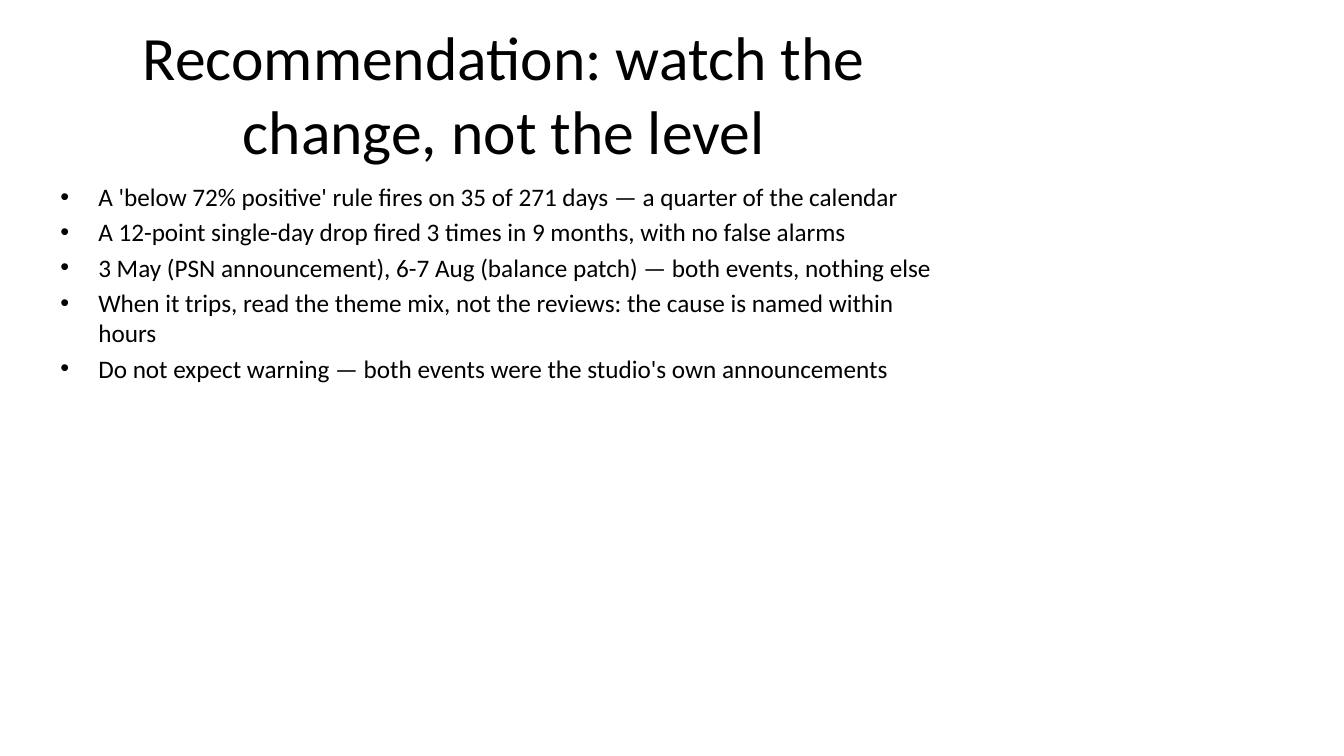
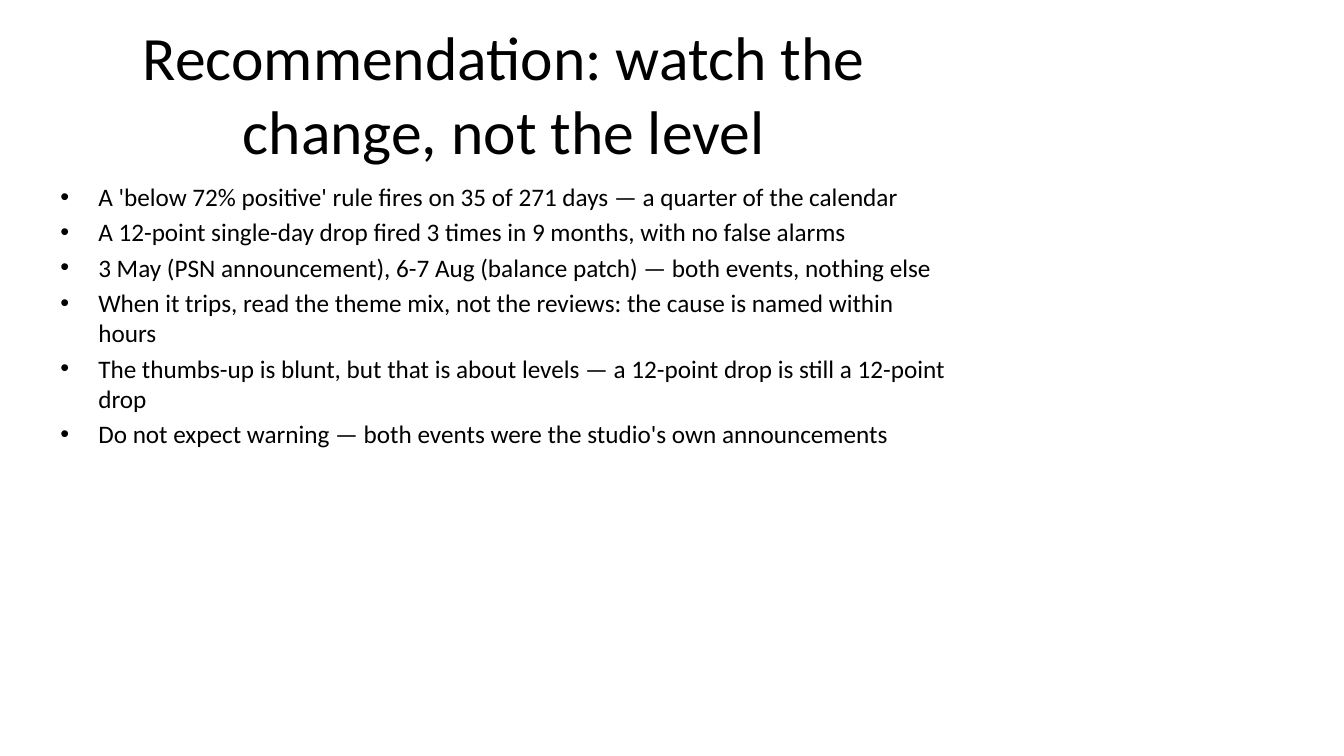
Before and after one commit to EileenIp/launch-sentiment, a slide deck: slide 9 of deliverables/launch-sentiment-deck.pptx. Drawn at 1344x756 pixels with LibreOffice and Linux fonts; fonts in the diff are those of the drawing. Boxes give left, top, right and bottom in pixels: in the first picture for what was removed or moved away, otherwise in the second. Text is boxed around its words. In the diff, an @@ line names an element or a change of style, - is before the commit and + after.

```diff
--- a/deliverables/launch-sentiment-deck.pptx
+++ b/deliverables/launch-sentiment-deck.pptx
@@ text at (98, 360, 945, 412): paragraph added @@
+• The thumbs-up is blunt, but that is about levels — a 12-point drop is still a 12-point drop
```
Also in this commit, not shown: 3 other files.
